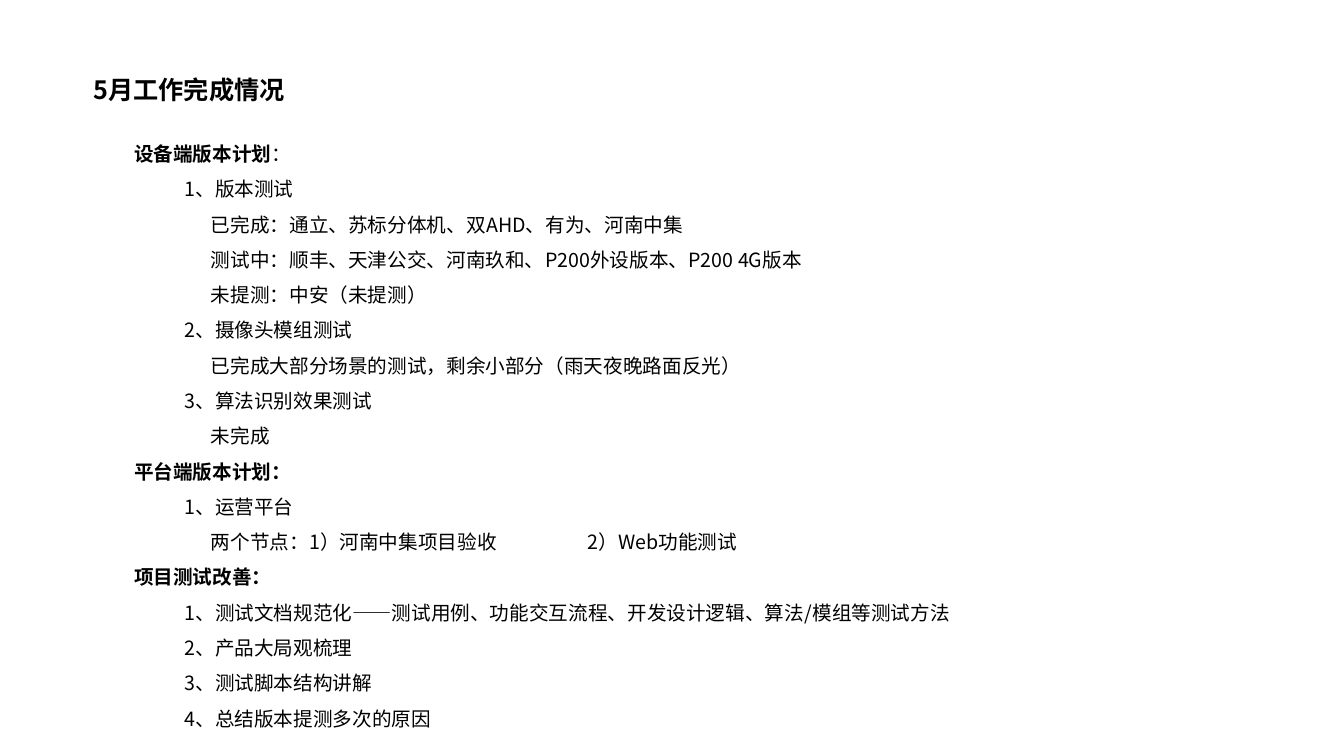
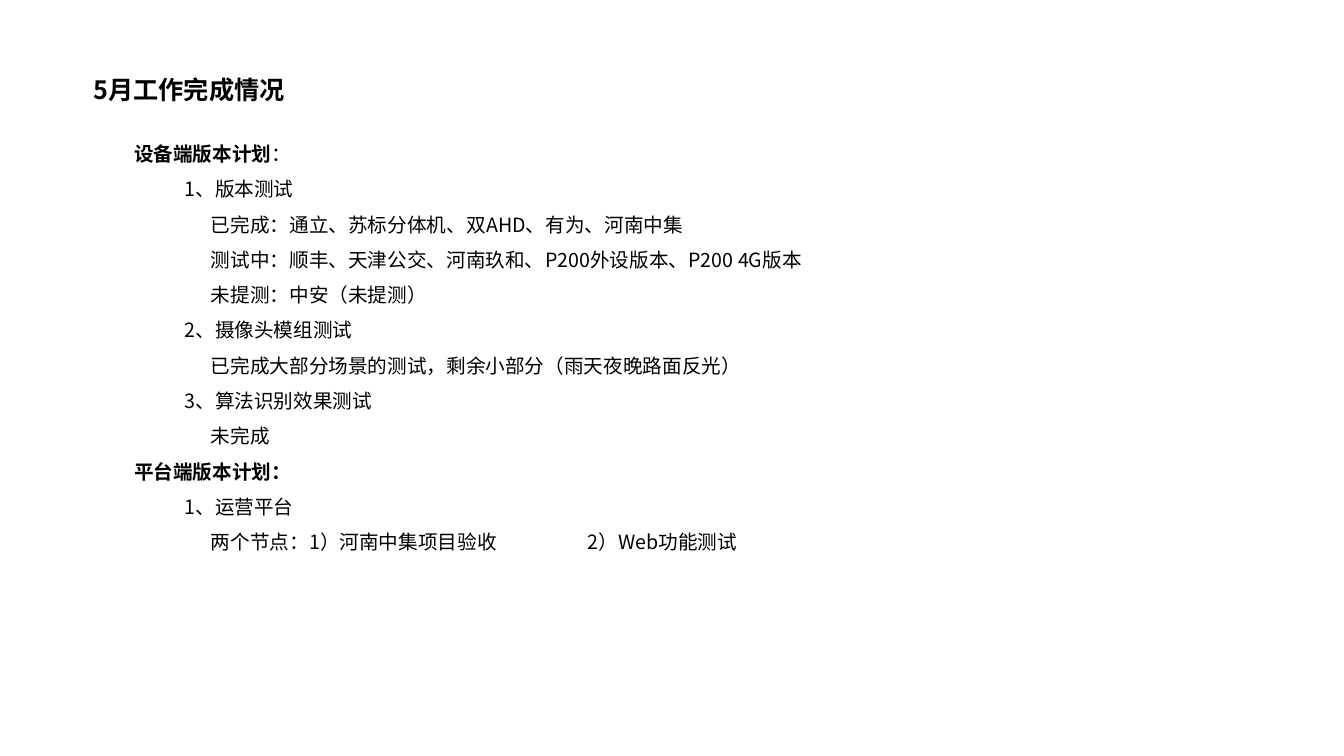
Before and after one commit to chanjumping/-, a slide deck: slide 2 of 5月工作汇报-陈江滨.pptx. Drawn at 1344x756 pixels with LibreOffice and Linux fonts; fonts in the diff are those of the drawing; background and template pictures are left out. Boxes give left, top, right and bottom in pixels: in the first picture for what was removed or moved away, otherwise in the second. Text is boxed around its words. In the diff, an @@ line names an element or a change of style, - is before the commit and + after.

```diff
--- a/5月工作汇报-陈江滨.pptx
+++ b/5月工作汇报-陈江滨.pptx
@@ text at (x1=134, y1=567, x2=949, y2=728): paragraphs removed @@
-项目测试改善：
-  1、测试文档规范化——测试用例、功能交互流程、开发设计逻辑、算法/模组等测试方法
-  2、产品大局观梳理
-  3、测试脚本结构讲解
-  4、总结版本提测多次的原因
```
Also in this commit, not shown: 6 other slides changed, 1 slide added, 5 other files.
